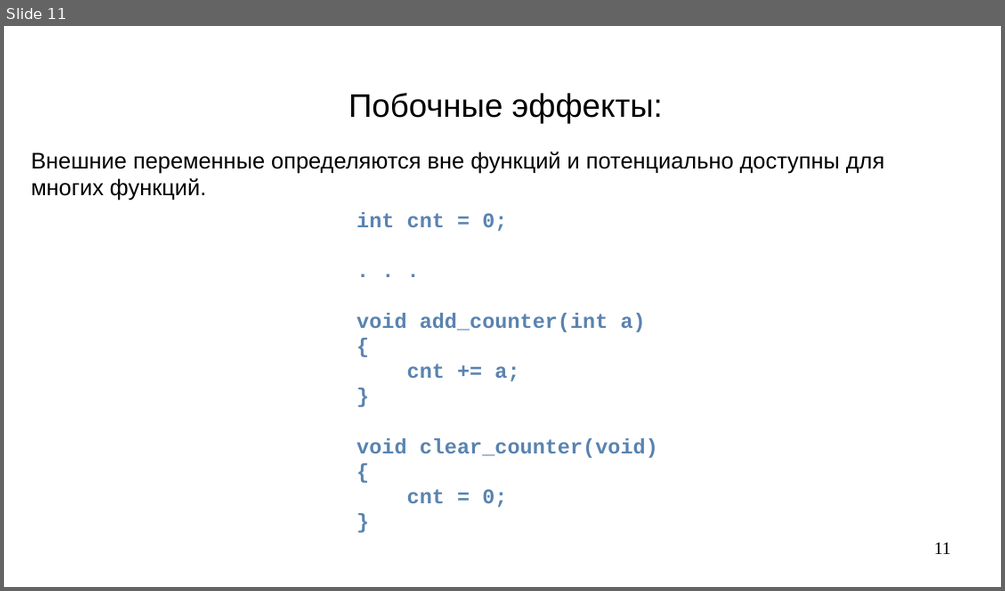
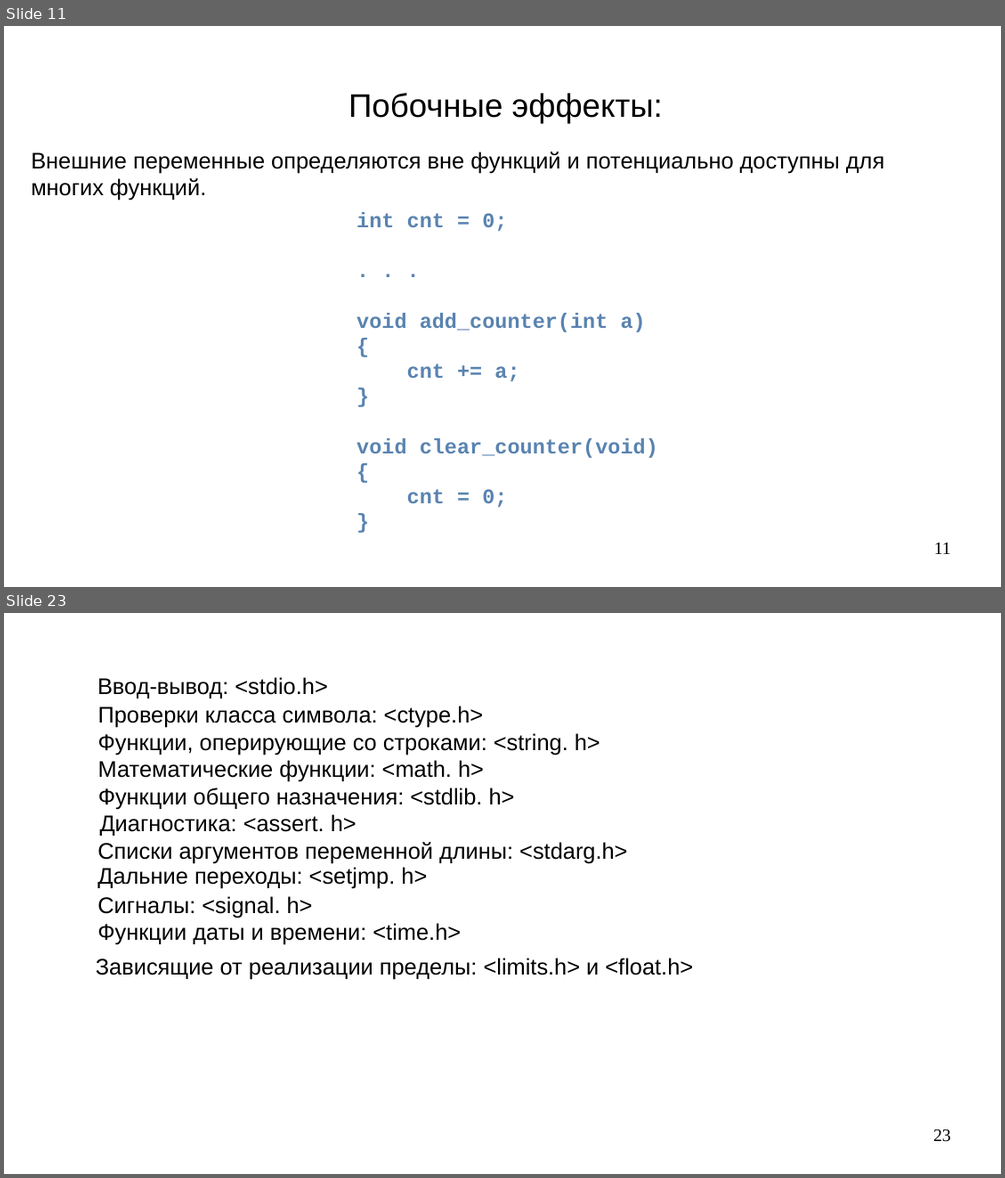
Before and after one commit to steelcraft/stud-lab, a slide deck: Лекции/CBCP01#L4.odp. Shown one above the other, each under a label of ours: slide 11 before the commit, slides 11 and 23 after it; the slides between them are not shown. The pictures are 1005x591 and 1005x1178 pixels, drawn with LibreOffice and Linux fonts; fonts in the diff are those of the drawing. Boxes give left, top, right and bottom in pixels: in the first picture for what was removed or moved away, otherwise in the second. Text is boxed around its words. In the diff, an @@ line names an element or a change of style, - is before the commit and + after.

```diff
--- a/Лекции/CBCP01#L4.odp
+++ b/Лекции/CBCP01#L4.odp
@@ slide 23 added at (4, 613, 1001, 1174), background #FFFFFF @@
@@ text added at (97, 677, 327, 698), 18 pt, text #000000 @@
+Ввод-вывод: <stdio.h>
@@ text added at (98, 706, 483, 728), 18 pt, text #000000 @@
+Проверки класса символа: <ctype.h>
@@ text added at (98, 733, 600, 755), 18 pt, text #000000 @@
+Функции, оперирующие со строками: <string. h>
@@ text added at (98, 760, 484, 782), 18 pt, text #000000 @@
+Математические функции: <math. h>
@@ text added at (98, 787, 515, 809), 18 pt, text #000000 @@
+Функции общего назначения: <stdlib. h>
@@ text added at (100, 814, 356, 835), 18 pt, text #000000 @@
+Диагностика: <assert. h>
@@ text added at (97, 842, 627, 863), 18 pt, text #000000 @@
+Списки аргументов переменной длины: <stdarg.h>
@@ text added at (97, 867, 427, 889), 18 pt, text #000000 @@
+Дальние переходы: <setjmp. h>
@@ text added at (97, 896, 313, 917), 18 pt, text #000000 @@
+Сигналы: <signal. h>
@@ text added at (97, 923, 461, 945), 18 pt, text #000000 @@
+Функции даты и времени: <time.h>
@@ text added at (96, 957, 693, 979), 18 pt, text #000000 @@
+Зависящие от реализации пределы: <limits.h> и <float.h>
@@ page number added at (933, 1129, 951, 1142), 14 pt, text #000000 @@
+23
```
Also in this commit, not shown: 6 slides changed, 17 other slides added, 3 slides removed.
